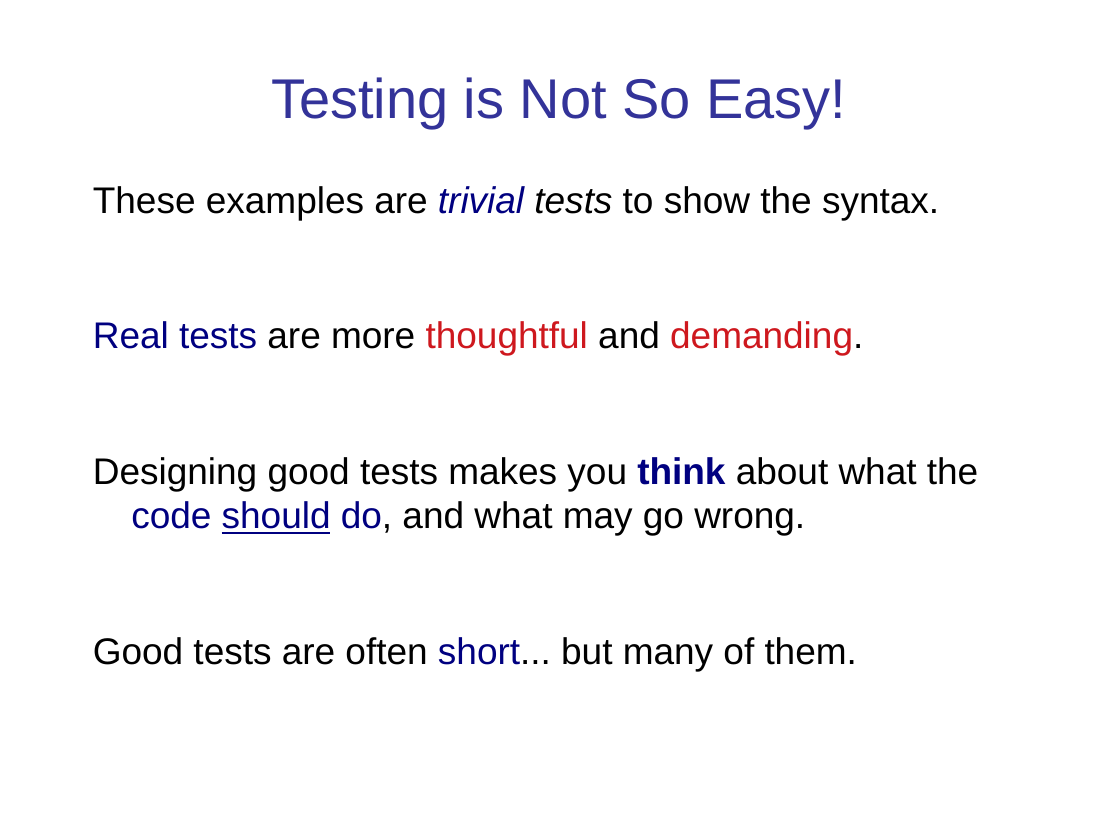
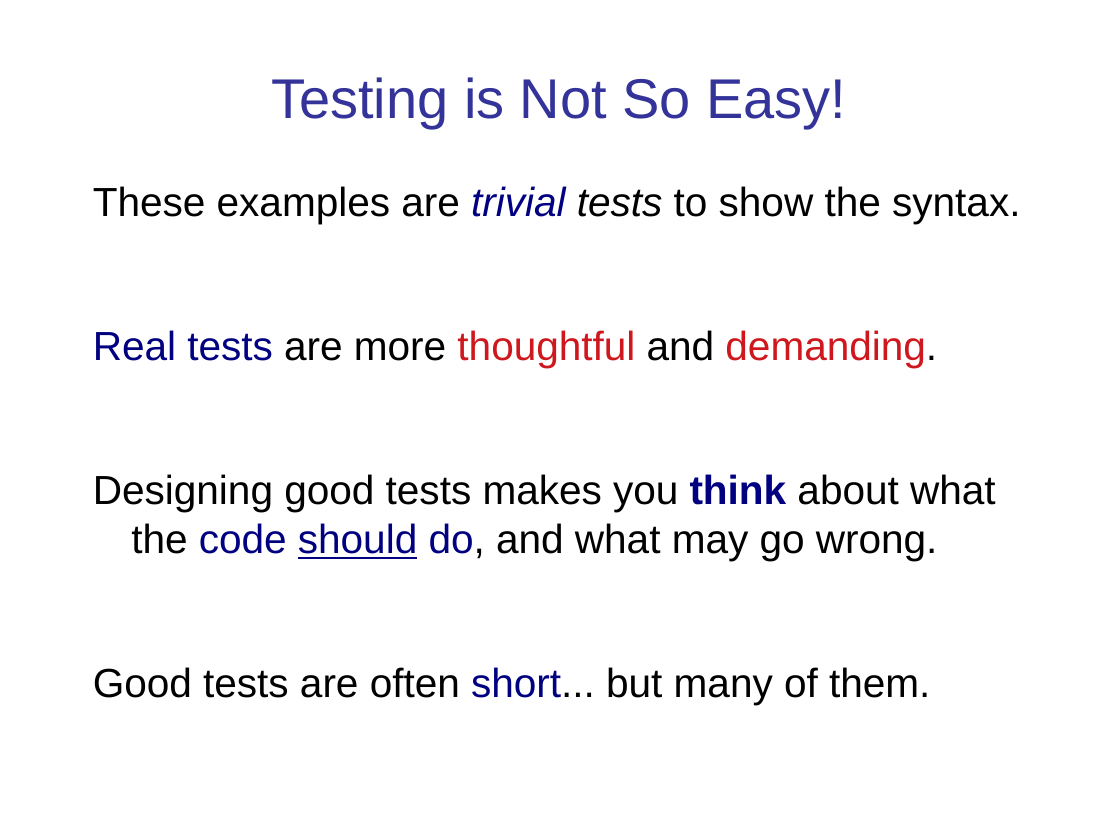
Before and after one commit to cpske/ISP, a slide deck: slide 40 of testing/Python-Unit-Testing.pptx (slide 39 before the commit). Drawn at 1120x840 pixels with LibreOffice and Linux fonts; fonts in the diff are those of the drawing. Boxes give left, top, right and bottom in pixels: in the first picture for what was removed or moved away, otherwise in the second. Text is boxed around its words. In the diff, an @@ line names an element or a change of style, - is before the commit and + after.

```diff
--- a/testing/Python-Unit-Testing.pptx
+++ b/testing/Python-Unit-Testing.pptx
@@ text "These examples are trivial tests ..." at box(93, 186, 1020, 704): size 23.8 to 26 pt @@
```
Also in this commit, not shown: 3 other slides changed, 1 slide added, 6 other files.
